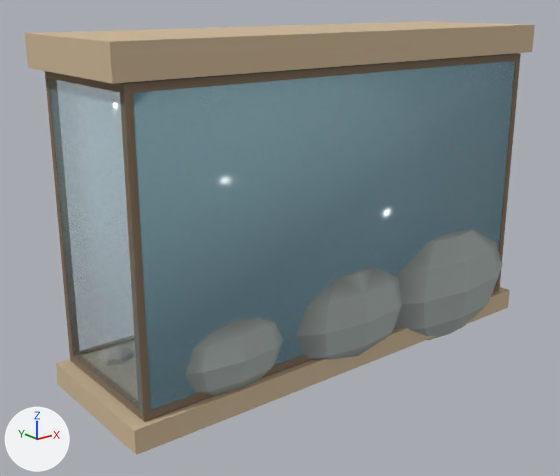
An edit to the glTF model public/assets/island/furniture-v1/furn_aquarium_wall__oak_low.glb, drawn before and after from the same camera.
Both versions are drawn from a camera (50 mm lens) standing at (-4.21, -4.87, 3.0) and looking at (-0.29, 0.04, 1.04). The lights are fixed; the arrows at lower left show +X, +Y and +Z. The picture after the commit comes second. Where no turn or scale is listed for an object, it has been applied to the vertices. Vertices at exactly the same position are counted once.
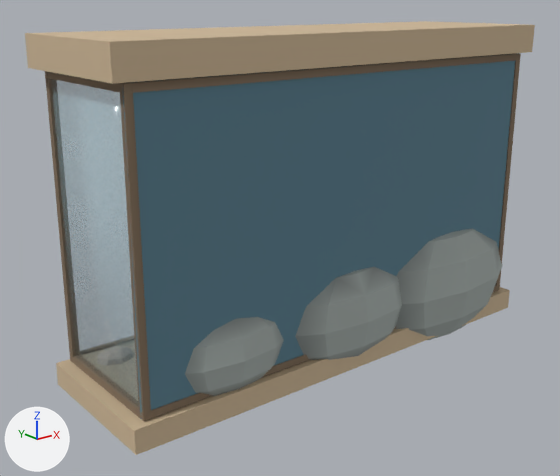
Scene script edits in JSON lines:
```json
{"block": "me_mesh_0", "where": "# used by ob_mesh_0; location = (-2.095, 0.645, -0.1)"}
{"op": "remove", "block": "me_mesh_0", "code": "me_mesh_0.from_pydata(...)  # 1346 vertices, 2428 faces; spans x 0.0..4.19, y -1.46..0.0, z 0.0..2.85"}
{"op": "add", "block": "me_mesh_0", "code": "me_mesh_0.from_pydata(...)  # 1354 vertices, 2430 faces; spans x 0.0..4.19, y -1.46..0.0, z 0.0..2.85"}
{"block": "me_mesh_0", "change": "me_mesh_0 part 1: a new loose piece, a box spanning x 0.12..4.07, y -1.22..-0.07, z 0.33..2.57, in mat_tank_water (cyan #bbe3ed)"}
{"block": "me_mesh_0", "change": "me_mesh_0 part 2"}
{"block": "me_mesh_0", "change": "8 vertices are removed from x 0.11..4.09, y -1.24..-0.06, z 0.31..2.59"}
{"block": "me_mesh_0", "change": "14 faces are deleted"}
{"block": "me_mesh_0", "change": "8 vertices are added at x 0.13..4.06, y -1.21..-0.08, z 0.35..0.36"}
{"block": "me_mesh_0", "change": "4 new faces join them, mat_primary"}
```

Location of each change, (x1, y1, x2, y2) in pixels of the pictures (560 x 476 px):
```json
{"part": 1, "of": "me_mesh_0", "change": "added", "after": [51, 79, 139, 407]}
{"part": 2, "of": "me_mesh_0", "change": "cut back", "before": [49, 61, 516, 402]}
```
